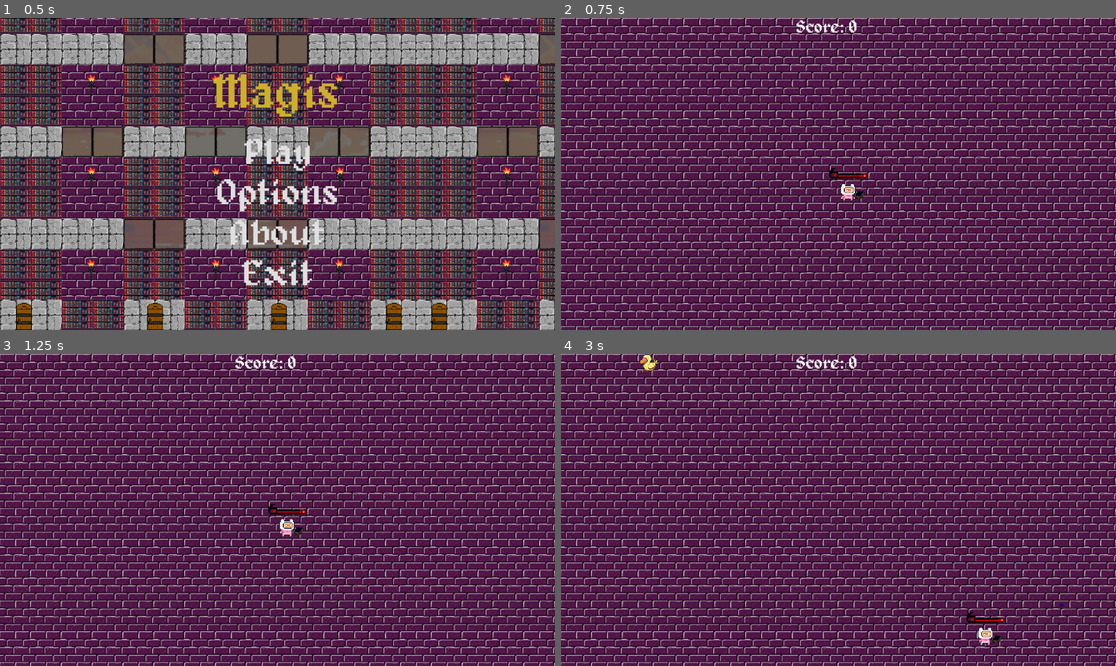
Above: before the commit, frames 1-4 (two rows, left to right).
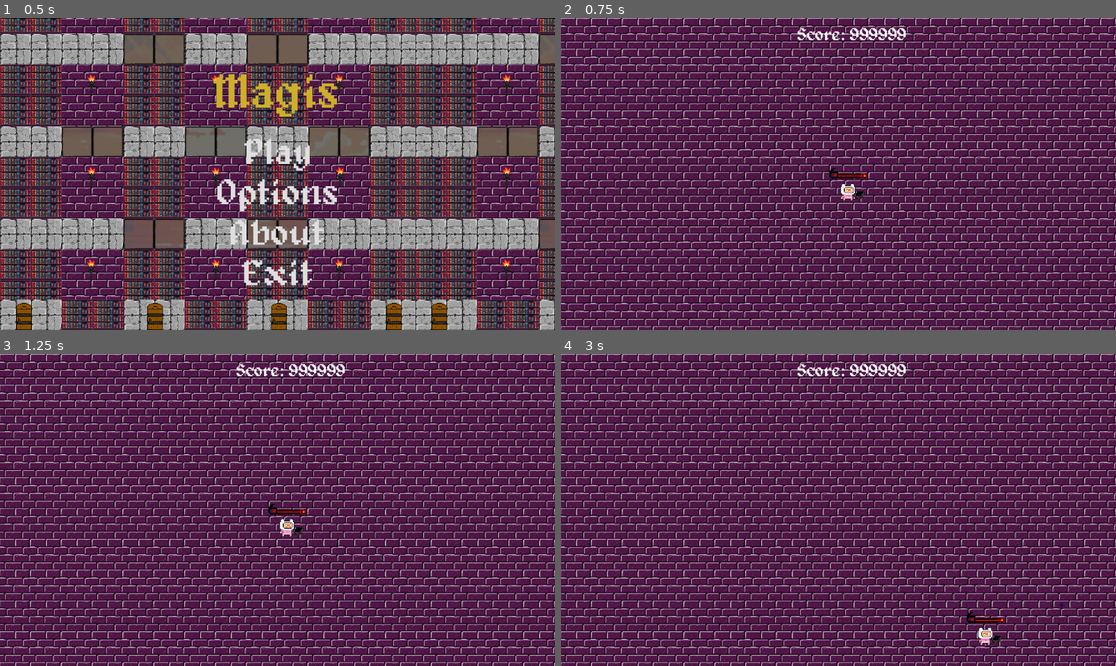
Above: after the commit, the same moments.

Repository: Selulox/BrotatoMagic
Game: Godot game, scene res://Assets/Scenes/main_menu.tscn
Same seed, same stepped clock (60 frames per second), same inputs: the game is played once before the commit and once after it.
Inputs (mouse positions are in pixels of both pictures, inside the frame that each line leads up to):
- Up to frame 1 (0.5 s): no input
- Up to frame 2 (0.75 s): click "Play" at 0.5 s
- Up to frame 3 (1.25 s): no input
- Up to frame 4 (3 s): tap Enter at 1.25 s; move the mouse to (860, 363) at 1.27 s; hold Right (move_right) 1.28-2.03 s; click (860, 363) at 1.35 s; move the mouse to (727, 525) at 2.02 s; hold Down (move_down) 2.03-2.78 s; click (727, 525) at 2.1 s; move the mouse to (894, 441) at 2.77 s; hold Right (move_right) from 2.78 s (still down); click (894, 441) at 2.85 s

Frame 1 is identical in both runs. In frame 2, 0.6% of the frame differs, in the area x 42-63%, y 0-8%; in frame 3, 0.6%; in frame 4, 0.7%, in the area x 14-63%, y 0-8%.
Error after the commit: Parse Error: Expected end of statement after expression, found "Identifier" instead. (res://Assets/Scripts/game.gd:27)

Commit message:
fixed score label

Diff:
--- a/Assets/Scenes/GAME.tscn
+++ b/Assets/Scenes/GAME.tscn
@@ -4,7 +4,7 @@
 [ext_resource type="PackedScene" uid="uid://bnvybgkcvf330" path="res://Assets/Scenes/player.tscn" id="1_8s267"]
 [ext_resource type="Script" uid="uid://de75gpy3i0spv" path="res://Assets/Scripts/game.gd" id="1_pidfq"]
 [ext_resource type="FontFile" uid="uid://cltfy1gruyoc1" path="res://Assets/alagard.ttf" id="4_0whnu"]
-[ext_resource type="Script" uid="uid://dpp5njfdf88uu" path="res://Assets/Scenes/currentscore_label.gd" id="5_jiewh"]
+[ext_resource type="PackedScene" uid="uid://dc844gw05agvr" path="res://Assets/Scenes/score_keep.tscn" id="5_jiewh"]
 
 [sub_resource type="Curve2D" id="Curve2D_4g6ul"]
 _data = {
@@ -79,21 +79,8 @@
 theme_override_font_sizes/font_size = 35
 text = "RESET"
 
-[node name="StaticBody2D" type="StaticBody2D" parent="."]
-
-[node name="currentscoreLabel" type="RichTextLabel" parent="StaticBody2D"]
-anchors_preset = 5
-anchor_left = 0.5
-anchor_right = 0.5
-offset_left = 489.0
-offset_top = 3.0
-offset_right = 754.0
-offset_bottom = 40.0
-grow_horizontal = 2
-theme_override_fonts/normal_font = ExtResource("4_0whnu")
-theme_override_font_sizes/normal_font_size = 35
-text = "Score : 99999d"
-script = ExtResource("5_jiewh")
+[node name="score keep" parent="." instance=ExtResource("5_jiewh")]
+position = Vector2(491, 19)
 
 [connection signal="health_depleted" from="player" to="." method="_on_player_health_depleted"]
 [connection signal="timeout" from="Timer" to="." method="_on_timer_timeout"]
--- /dev/null
+++ b/Assets/Scenes/score_keep.tscn
@@ -0,0 +1,14 @@
+[gd_scene load_steps=3 format=3 uid="uid://dc844gw05agvr"]
+
+[ext_resource type="FontFile" uid="uid://cltfy1gruyoc1" path="res://Assets/alagard.ttf" id="1_vd4p1"]
+[ext_resource type="Script" uid="uid://dpp5njfdf88uu" path="res://Assets/Scenes/currentscore_label.gd" id="2_1p44n"]
+
+[node name="score keep" type="StaticBody2D"]
+
+[node name="scorelabel" type="RichTextLabel" parent="."]
+offset_right = 344.0
+offset_bottom = 40.0
+theme_override_fonts/normal_font = ExtResource("1_vd4p1")
+theme_override_font_sizes/normal_font_size = 35
+text = "Score: 999999"
+script = ExtResource("2_1p44n")
--- a/Assets/Scripts/game.gd
+++ b/Assets/Scripts/game.gd
@@ -8,9 +8,10 @@
 	new_enemy.global_position = %PathFollow2D.global_position
 	add_child(new_enemy)
 
+
+
 func _on_timer_timeout() -> void:
 	spawn_enemies()
-	update_score()
 
 
 func update_score():
@@ -23,6 +24,6 @@
 func _on_player_health_depleted() -> void:
 	%GameOverScreen.visible = true
 	%ScoreLabel.visible = false
-
+	update_score()sd
 func _on_reset_pressed():
 	get_tree().reload_current_scene()
